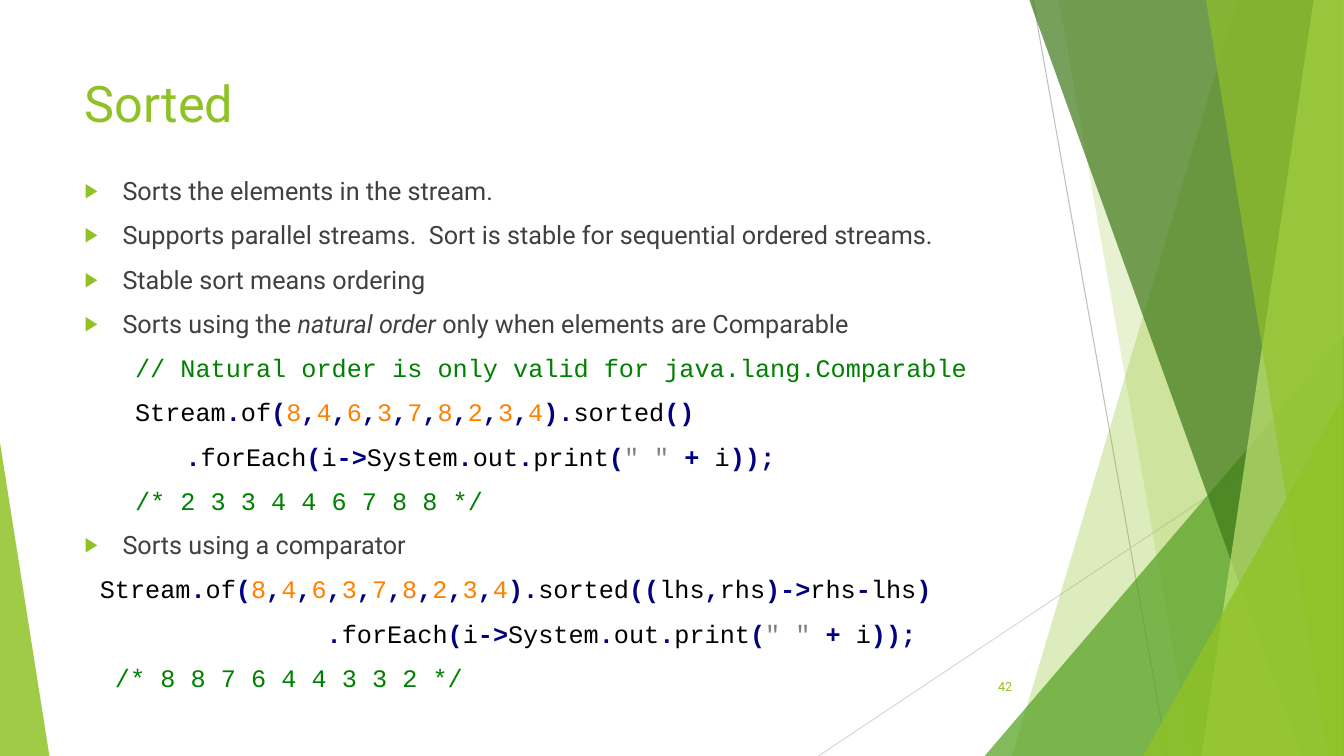
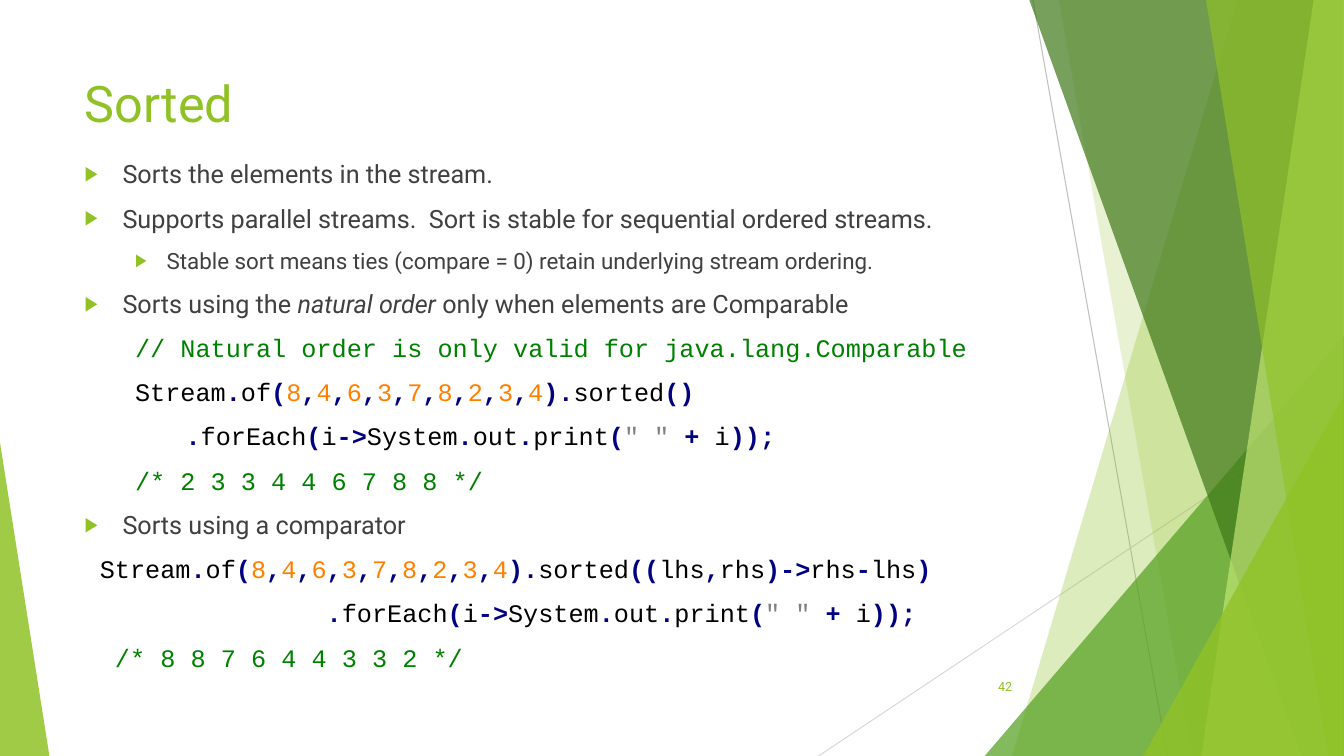
Before and after one commit to RichardRoda/2017-CodePaLOUsa-Lambda, a slide deck: slide 42 of Learning to Love the Lambda in the Stream.pptx. Drawn at 1344x756 pixels with LibreOffice and Linux fonts; fonts in the diff are those of the drawing. Boxes give left, top, right and bottom in pixels: in the first picture for what was removed or moved away, otherwise in the second. Text is boxed around its words. In the diff, an @@ line names an element or a change of style, - is before the commit and + after.

Commit message:
Add bullet point for creating a stream using a builder.  Clean up the sorted intermediate function and add explication for a stable sort as a sub-bullet point.  Add a citation for the execute around and loan patterns.

```diff
--- a/Learning to Love the Lambda in the Stream.pptx
+++ b/Learning to Love the Lambda in the Stream.pptx
@@ text "Sorts the elements in the ...": place and size @@
-text "Sorts the elements in the ..." at [100, 181, 966, 649]
+text "Sorts the elements in the ..." at [100, 164, 966, 668]
@@ text at [167, 251, 873, 274]: text changed; size 18 to 16 pt @@
-▶ Stable sort means ordering
+  ▶ Stable sort means ties (compare = 0) retain underlying stream ordering.
```
Also in this commit, not shown: 2 other slides changed, 1 other file.
